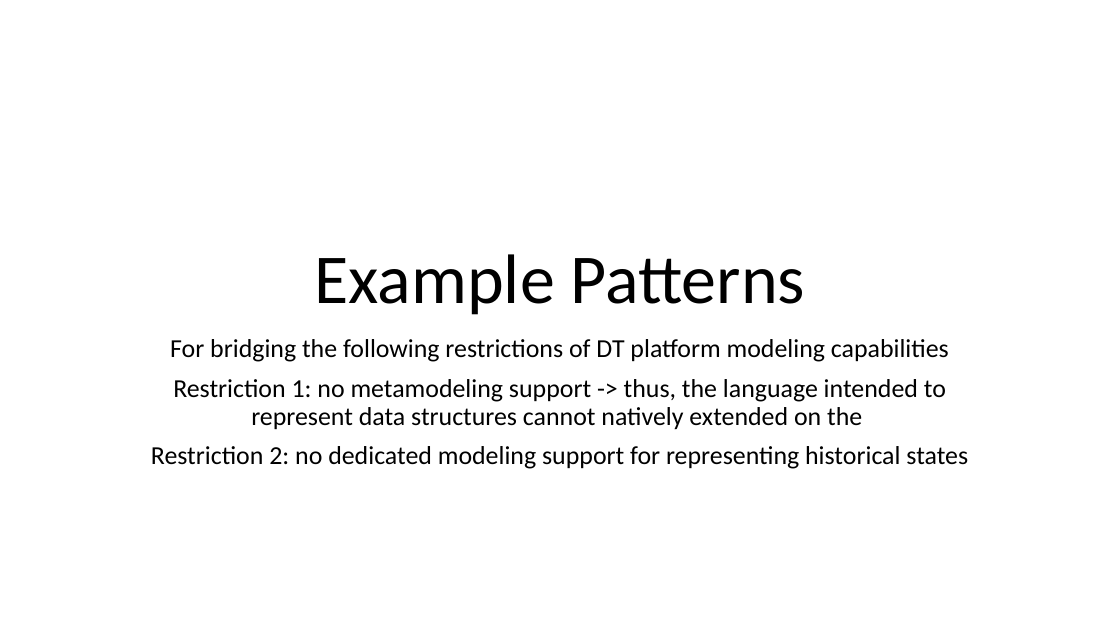
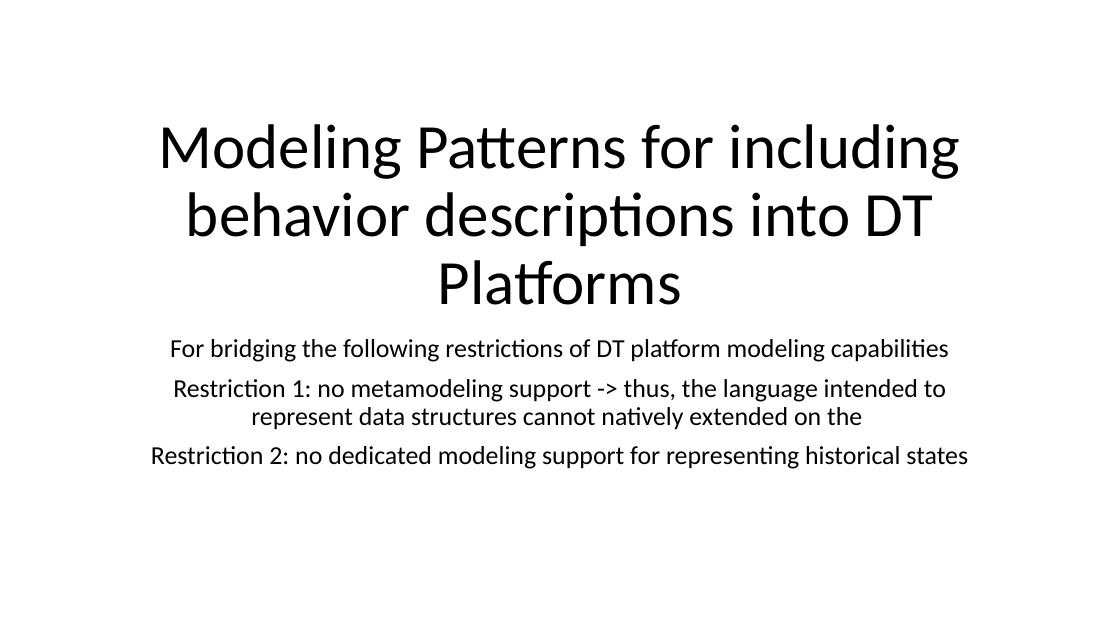
Before and after one commit to cdl-mint/at-journal, a slide deck: slide 6 of figures/2022_AT_Figures.pptx (slide 7 before the commit). Drawn at 1120x630 pixels with LibreOffice and Linux fonts; fonts in the diff are those of the drawing. Boxes give left, top, right and bottom in pixels: in the first picture for what was removed or moved away, otherwise in the second. Text is boxed around its words. In the diff, an @@ line names an element or a change of style, - is before the commit and + after.

```diff
--- a/figures/2022_AT_Figures.pptx
+++ b/figures/2022_AT_Figures.pptx
@@ title at (159, 124, 961, 305): text changed; size 60 to 54 pt @@
-Example Patterns
+Modeling Patterns for including behavior descriptions into DT Platforms
```
Also in this commit, not shown: 3 other slides changed, 9 slides added, 3 slides removed, 5 other files.
